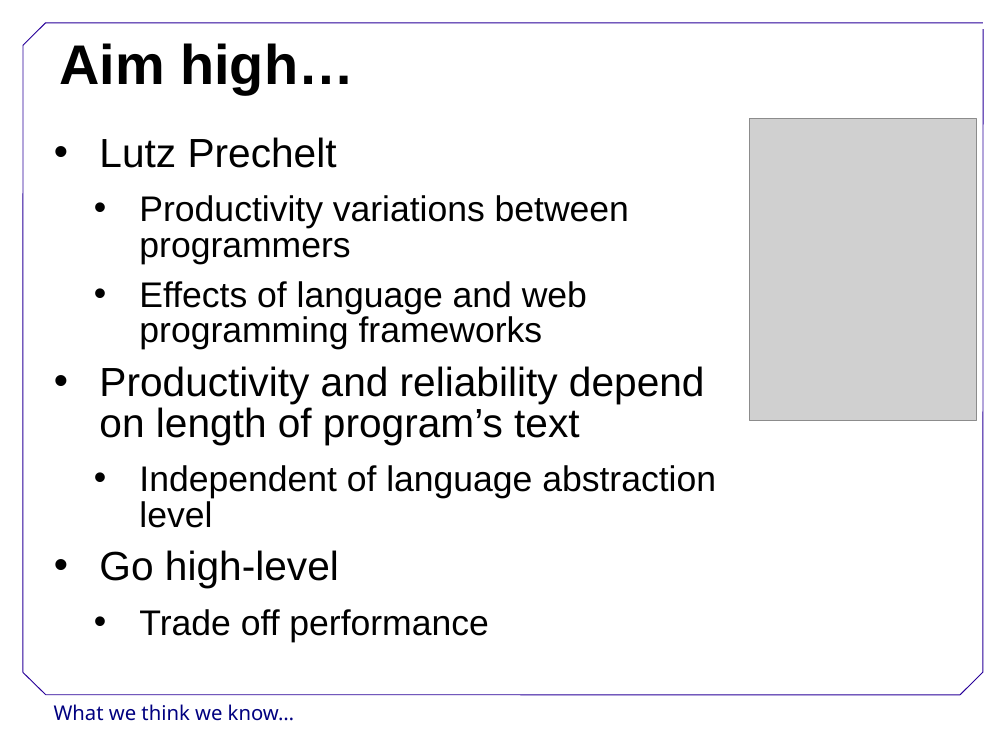
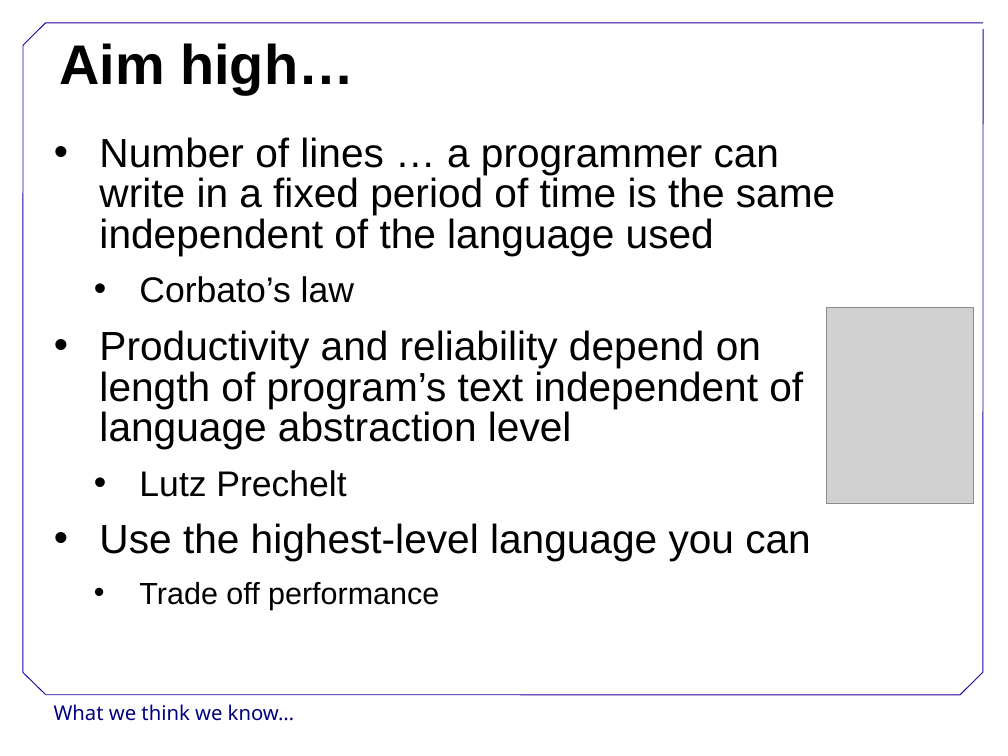
Before and after one commit to swcarpentry/DEPRECATED-boot-camps, a slide deck: slide 16 of WhatWeKnow.ppt (slide 15 before the commit). Drawn at 1008x756 pixels with LibreOffice and Linux fonts; fonts in the diff are those of the drawing; grey boxes stand for pictures; background and template pictures are left out. Boxes give left, top, right and bottom in pixels: in the first picture for what was removed or moved away, otherwise in the second. Text is boxed around its words. In the diff, an @@ line names an element or a change of style, - is before the commit and + after.

```diff
--- a/WhatWeKnow.ppt
+++ b/WhatWeKnow.ppt
@@ text at [99,137,835,449]: paragraphs added @@
+  • Number of lines … a programmer can write in a fixed period of time is the same independent of the language used
+    • Corbato’s law
+  • Productivity and reliability depend on length of program’s text independent of language abstraction level
@@ picture: place and size @@
-picture at [750,119,977,421]
+picture at [827,308,974,504]
@@ text at [139,470,439,610]: size 32 to 28 pt in "Lutz Prechelt"; size 28 to 24 pt in "Trade off performance"; list level 1 to 3 in "Lutz Prechelt"; list level 2 to 3 in "Trade off performance" @@
@@ text at [99,523,811,561]: text changed; size 28 to 32 pt @@
-  • Productivity variations between programmers
-  • Effects of language and web programming frameworks
-• Productivity and reliability depend on length of program’s text
-  • Independent of language abstraction level
-• Go high-level
+  • Use the highest-level language you can
```
Also in this commit, not shown: 2 other slides changed.
